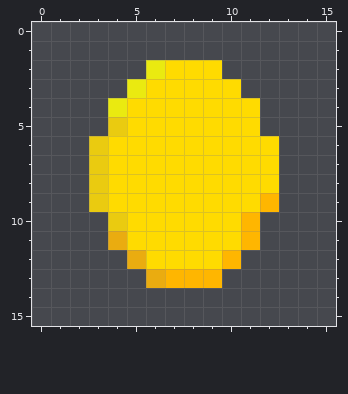
Edited in one commit: pixel-art sprite (MarioGame/resources/textures/coin10.png). Above: the version before the commit.
The file is 16x16 pixels. Pixels under 10% opacity are left out. Colours within 5 levels of each other are drawn and written as one.
Now the later version:
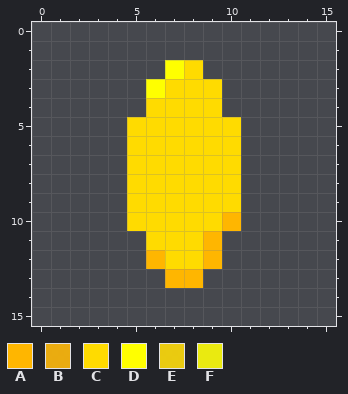
Palette (. is transparent): A #ffb600  B #f3b10df2  C #ffdb00  D #ffff00  E #f3d20df2  F #f3f30df2
The commit says: Fixing flexing pic of coin
Diff:
Colour C gives way to colour A in row 10 at x 10; in row 11 at x 9; in row 12 at x 6 and 9.
Colour C gives way to colour D in row 2 at x 7; in row 3 at x 6.
Colour A is removed in row 9 at x 12; in rows 10 to 11 at x 11; in row 12 at x 10; in row 13 at x 9.
Colour B is removed in row 11 at x 4; in row 12 at x 5; in row 13 at x 6.
Colour C is removed in row 2 at x 9; in row 3 at x 10; in row 4 at x 5 and 10 to 11; in row 5 at x 11; in rows 6 to 8 at x 4 and 11 to 12; in row 9 at x 4 and 11.
Colour C is removed in row 11 at x 5 and 10.
Colour E is removed in row 5 at x 4; in rows 6 to 9 at x 3; in row 10 at x 4.
Colour F is removed in row 2 at x 6; in row 3 at x 5; in row 4 at x 4.
